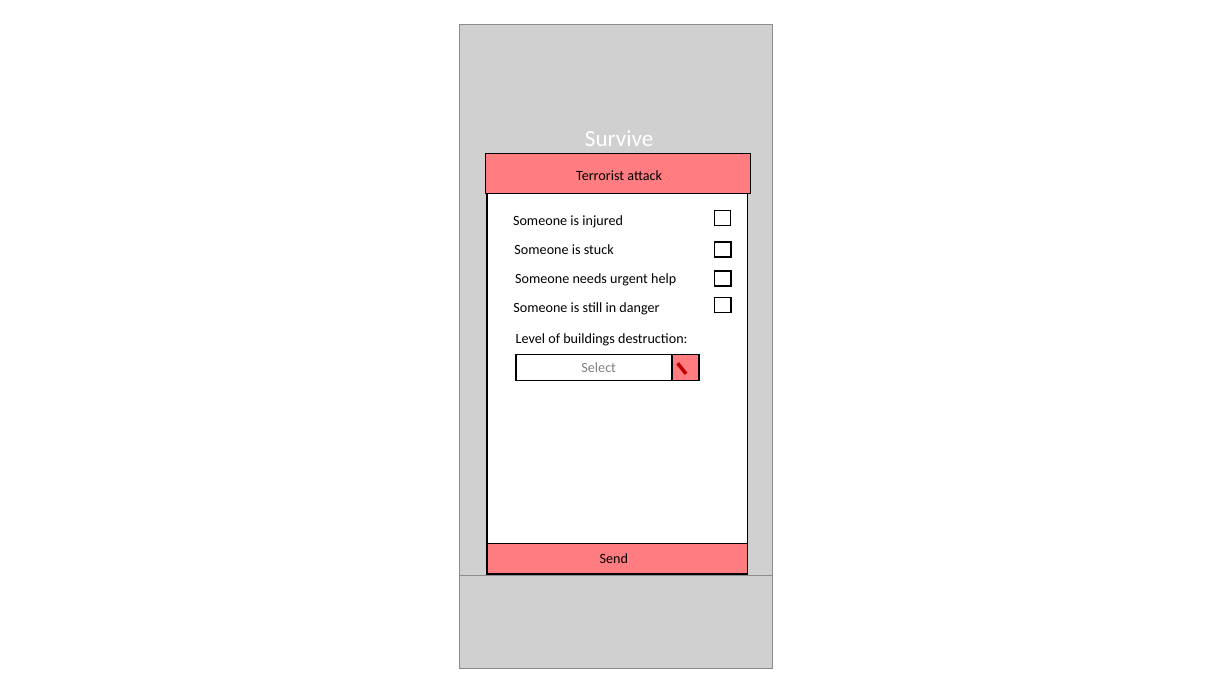
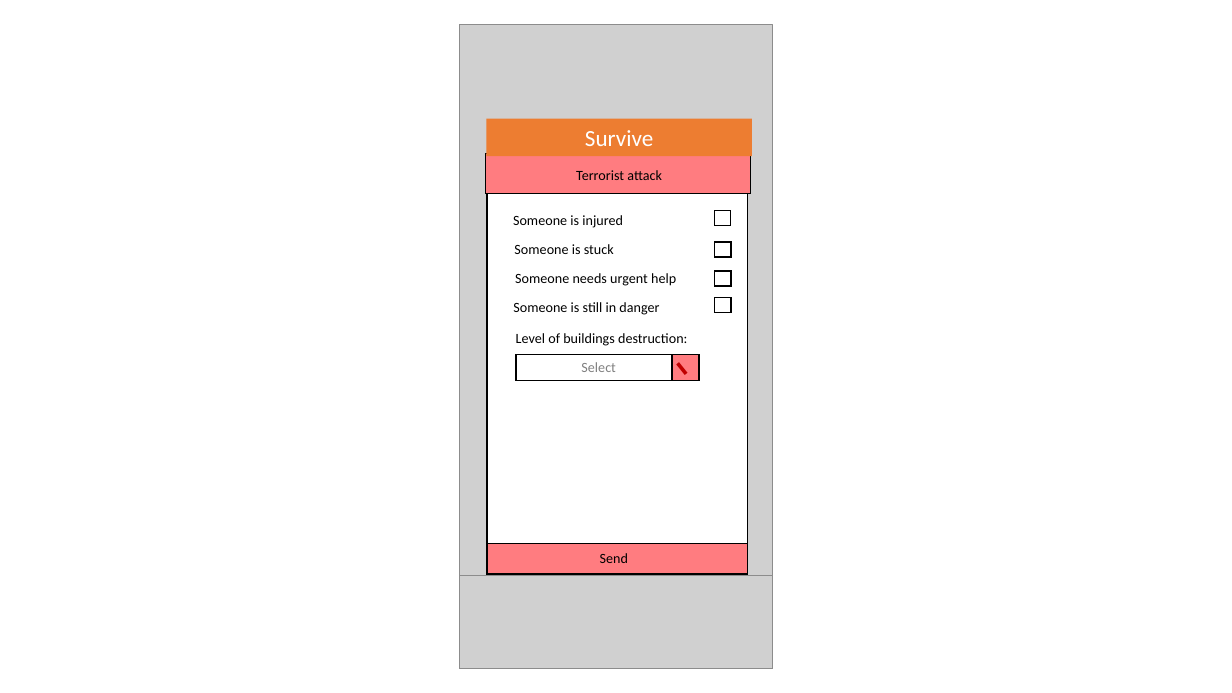
Before and after one commit to mistelip/survival-nervousnet, a slide deck: slide 5 of Docs/Survive Axon Demo design.pptx. Drawn at 1232x693 pixels with LibreOffice and Linux fonts; fonts in the diff are those of the drawing; grey boxes stand for pictures. Boxes give left, top, right and bottom in pixels: in the first picture for what was removed or moved away, otherwise in the second. Text is boxed around its words. In the diff, an @@ line names an element or a change of style, - is before the commit and + after.

```diff
--- a/Docs/Survive Axon Demo design.pptx
+++ b/Docs/Survive Axon Demo design.pptx
@@ rectangle "Survive": place and size @@
-rectangle "Survive" at [585, 131, 653, 146]
+rectangle "Survive" at [486, 119, 752, 156]
@@ rectangle "Survive" at [486, 119, 752, 156]: fill none to #ED7D31 @@
```
Also in this commit, not shown: 4 other slides changed, 6 other files.
